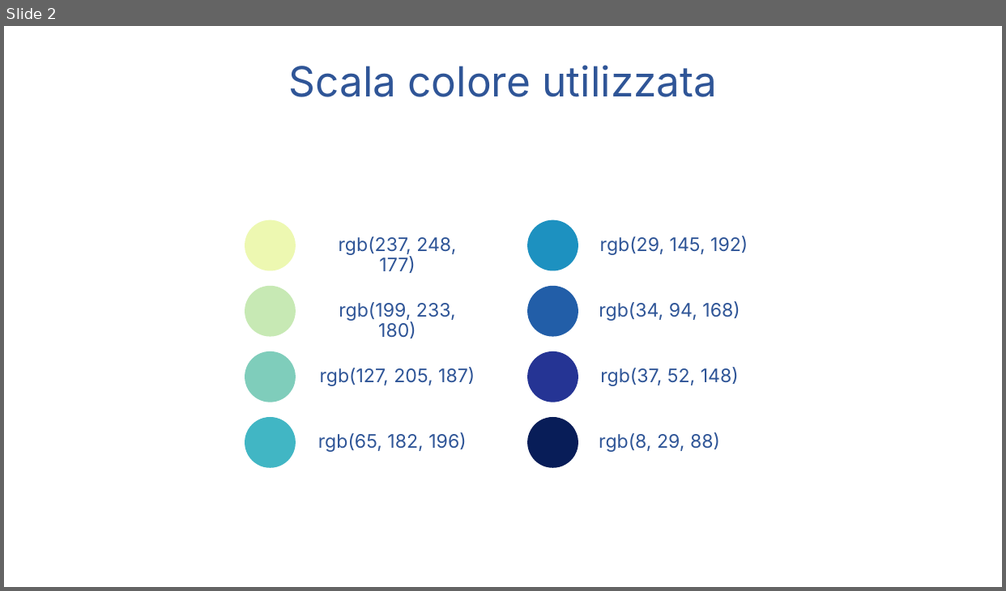
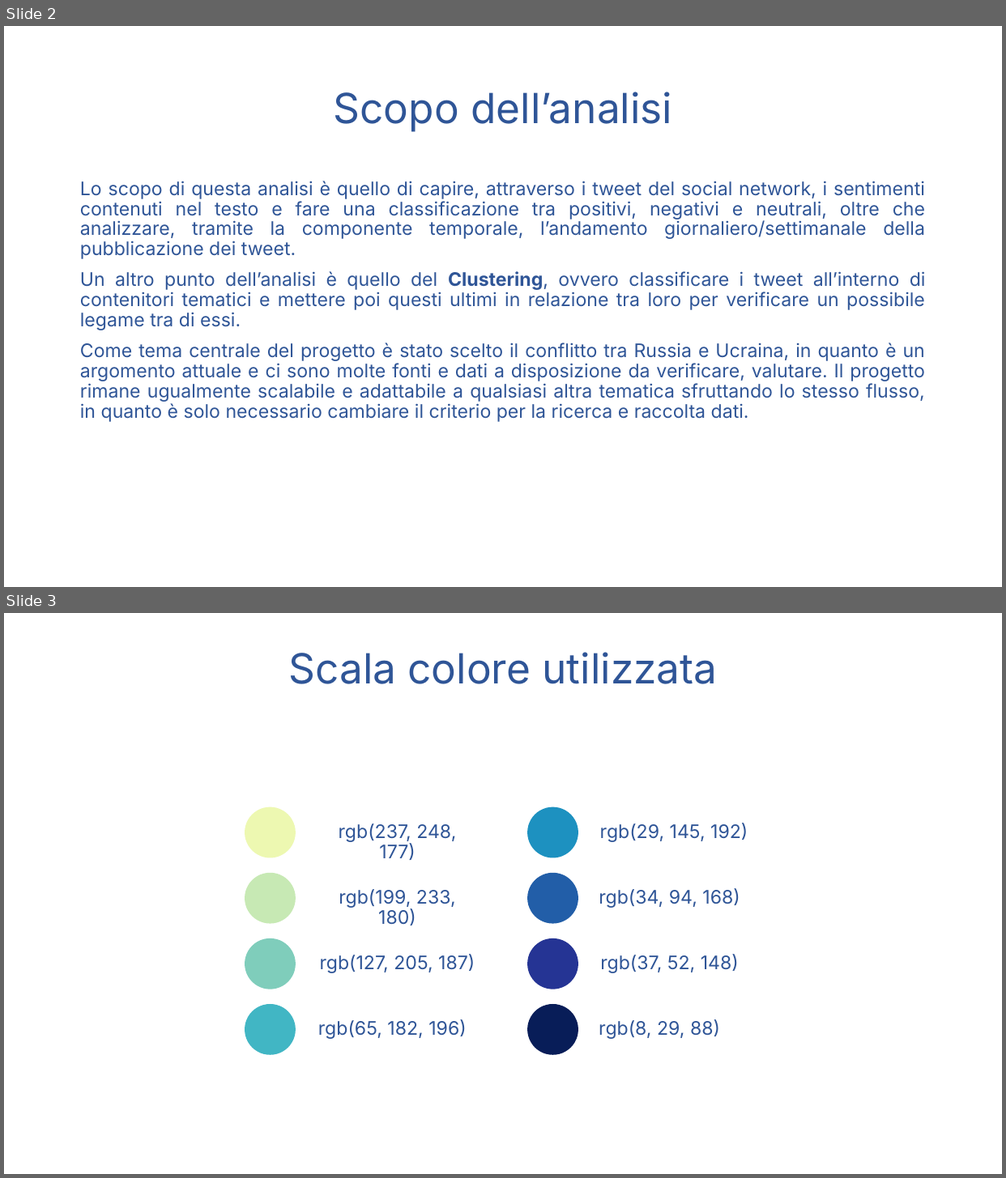
Before and after one commit to MarcoMolinati/VisualizzazioneScientifica, a slide deck: Presentazione/Twitter Sentiment Analysis.pptx. Shown one above the other, each under a label of ours: slide 2 before the commit, slides 2 and 3 after it. The pictures are 1006x591 and 1006x1178 pixels, drawn with LibreOffice and Linux fonts; fonts in the diff are those of the drawing; background and template pictures are left out. Boxes give left, top, right and bottom in pixels: in the first picture for what was removed or moved away, otherwise in the second. Text is boxed around its words. In the diff, an @@ line names an element or a change of style, - is before the commit and + after.

```diff
--- a/Presentazione/Twitter Sentiment Analysis.pptx
+++ b/Presentazione/Twitter Sentiment Analysis.pptx
@@ slide 2 added at <box>4,26,1002,587</box>, background picture (left out) @@
@@ title added at <box>334,92,672,132</box>, 40 pt, text #2F5597 @@
+Scopo dell’analisi
@@ text added at <box>80,181,926,422</box>, 18 pt, text #2F5597 @@
+Lo scopo di questa analisi è quello di capire, attraverso i tweet del social network, i sentimenti contenuti nel testo e fare una classificazione tra positivi, negativi e neutrali, oltre che analizzare, tramite la componente temporale, l’andamento giornaliero/settimanale della pubblicazione dei tweet.
+Un altro punto dell’analisi è quello del Clustering, ovvero classificare i tweet all’interno di contenitori tematici e mettere poi questi ultimi in relazione tra loro per verificare un possibile legame tra di essi.
+Come tema centrale del progetto è stato scelto il conflitto tra Russia e Ucraina, in quanto è un argomento attuale e ci sono molte fonti e dati a disposizione da verificare, valutare. Il progetto rimane ugualmente scalabile e adattabile a qualsiasi altra tematica sfruttando lo stesso flusso, in quanto è solo necessario cambiare il criterio per la ricerca e raccolta dati.
@@ what was slide 2 is now slide 3 @@
```
Also in this commit, not shown: 8 slides changed, 1 other file.
